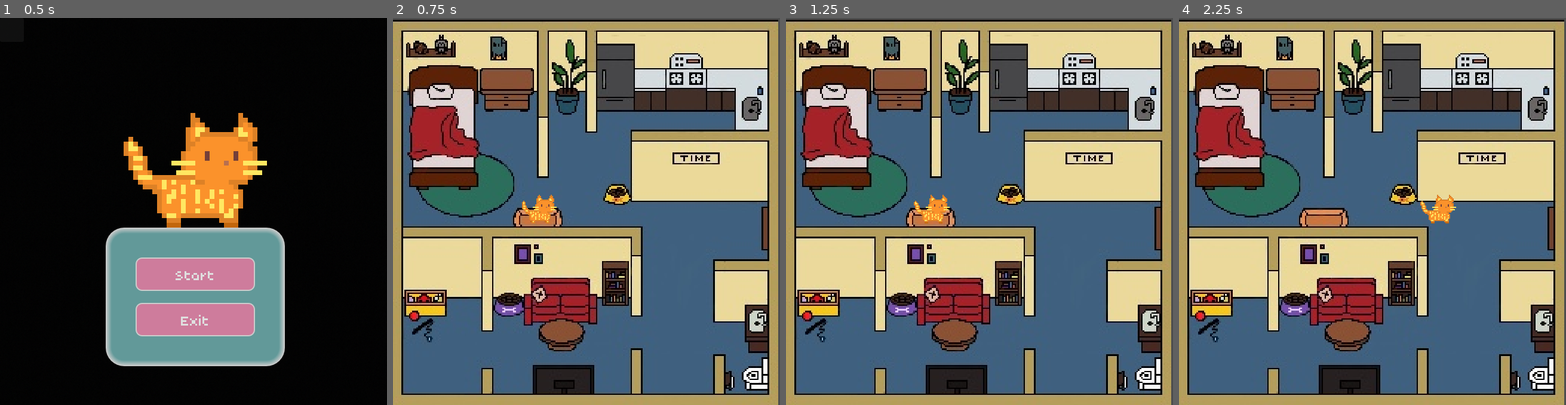
Above: before the commit, frames 1-4 (left to right).
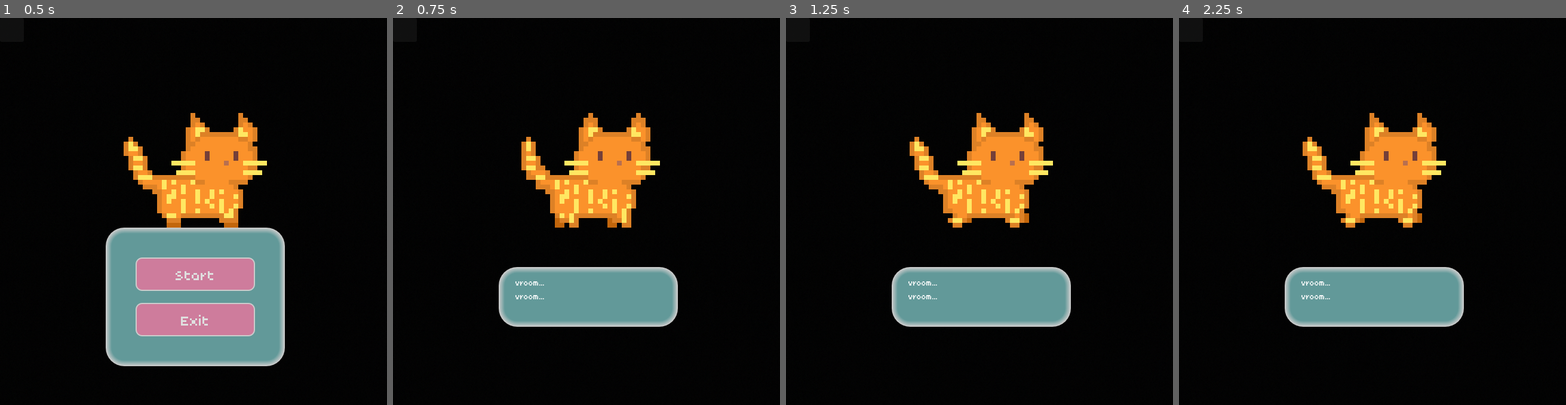
Above: after the commit, the same moments.

Repository: chau34/Komori-Con-Game-Jam-SP26
Game: Godot game, scene res://scenes/Intro.tscn
Two runs of this game, one before a commit and one after it. Both use one fixed random seed, a clock stepped at 60 frames per second and the inputs below.
Inputs:
- Up to frame 1 (0.5 s): no input
- Up to frame 2 (0.75 s): click "Start" at 0.5 s
- Up to frame 3 (1.25 s): no input
- Up to frame 4 (2.25 s): tap Enter (ui_accept) at 1.25, 2.1 s; hold Enter (ui_accept) 1.28-2.03 s; hold Right (ui_right) from 1.28 s (still down)

Frame 1 is identical in both runs. In frame 2, 92% of the frame differs, in the area x 0-100%, y 0-100%; in frame 3, 92%; in frame 4, 92%.

Commit message:
intro dialogues done

Diff:
--- a/komoricon-game-jam-2026---new-repo/scenes/House.tscn
+++ b/komoricon-game-jam-2026---new-repo/scenes/House.tscn
@@ -41,3 +41,26 @@
 [node name="Invisible Wall" type="TileMapLayer" parent="."]
 tile_map_data = PackedByteArray("AAAYAJwCAAAAAAAAAAAZAJ0CAAAAAAAAAAAZAJ4CAAAAAAAAAAAaAJ8CAAAAAAAAAAAaAKACAAAAAAAAAAAbAK …(8896 unchanged characters)…
 tile_set = SubResource("TileSet_ispqn")
+
+[node name="DialogueLayer" type="CanvasLayer" parent="."]
+visible = false
+
+[node name="Dialogue Panel" type="PanelContainer" parent="DialogueLayer"]
+anchors_preset = 12
+anchor_top = 1.0
+anchor_right = 1.0
+anchor_bottom = 1.0
+grow_horizontal = 2
+grow_vertical = 0
+
+[node name="VBoxContainer" type="VBoxContainer" parent="DialogueLayer/Dialogue Panel"]
+layout_mode = 2
+
+[node name="SpeakerLabel" type="Label" parent="DialogueLayer/Dialogue Panel/VBoxContainer"]
+layout_mode = 2
+
+[node name="DialogueLabel" type="Label" parent="DialogueLayer/Dialogue Panel/VBoxContainer"]
+layout_mode = 2
+
+[node name="HintLabel" type="Label" parent="DialogueLayer/Dialogue Panel/VBoxContainer"]
+layout_mode = 2
--- a/komoricon-game-jam-2026---new-repo/scenes/Intro.tscn
+++ b/komoricon-game-jam-2026---new-repo/scenes/Intro.tscn
@@ -40,6 +40,8 @@
 VBoxContainer/constants/separation = 20
 
 [sub_resource type="Theme" id="Theme_hc7eg"]
+
+[sub_resource type="Theme" id="Theme_capyo"]
 
 [node name="Intro" type="Control"]
 layout_mode = 3
@@ -92,5 +94,15 @@
 autoplay = "default"
 frame_progress = 0.7150222
 
+[node name="CinematicLabel" type="Label" parent="."]
+layout_mode = 0
+offset_left = 205.0
+offset_top = 430.0
+offset_right = 451.0
+offset_bottom = 505.0
+theme = SubResource("Theme_capyo")
+theme_override_fonts/font = ExtResource("1_aqbct")
+autowrap_mode = 2
+
 [connection signal="pressed" from="CenterContainer/PanelContainer/VBoxContainer/Start Button" to="." method="_on_start_button_pressed"]
 [connection signal="pressed" from="CenterContainer/PanelContainer/VBoxContainer/Exit Button" to="." method="_on_exit_button_pressed"]
--- a/komoricon-game-jam-2026---new-repo/scenes/UI.tscn
+++ b/komoricon-game-jam-2026---new-repo/scenes/UI.tscn
@@ -37,3 +37,7 @@
 offset_top = 42.0
 offset_right = 92.0
 offset_bottom = 69.0
+
+[node name="MessageLabel" type="Label" parent="."]
+offset_right = 40.0
+offset_bottom = 23.0
--- a/komoricon-game-jam-2026---new-repo/scripts/House.gd
+++ b/komoricon-game-jam-2026---new-repo/scripts/House.gd
@@ -1 +1,49 @@
 extends Node2D
+
+@onready var dialogue_layer: CanvasLayer = $DialogueLayer
+@onready var speaker_label: Label = $DialogueLayer/DialoguePanel/VBoxContainer/SpeakerLabel
+@onready var dialogue_label: Label = $DialogueLayer/DialoguePanel/VBoxContainer/DialogueLabel
+@onready var hint_label: Label = $DialogueLayer/DialoguePanel/VBoxContainer/HintLabel
+
+var dialogue := [
+	{"speaker": "Cat", "text": "I must warn my owner!"},
+	{"speaker": "Cat", "text": "*cat runs up to owner*"},
+	{"speaker": "Cat", "text": "Meowwww, Meow Meow Meowww"},
+	{"speaker": "Owner", "text": "Does she want something?\nDo you need something?"},
+	{"speaker": "Cat", "text": "He can't understand me.\nI'll have to find another way to stop him..."}
+]
+
+var idx := 0
+var in_dialogue := true
+
+func _ready() -> void:
+	_start_dialogue()
+
+func _start_dialogue() -> void:
+	in_dialogue = true
+	idx = 0
+	dialogue_layer.visible = true
+	_show_line()
+
+func _unhandled_input(event: InputEvent) -> void:
+	if not in_dialogue:
+		return
+
+	if event.is_action_pressed("confirm") or event.is_action_pressed("ui_accept"):
+		idx += 1
+		if idx >= dialogue.size():
+			_end_dialogue()
+		else:
+			_show_line()
+
+func _show_line() -> void:
+	var entry = dialogue[idx]
+	speaker_label.text = str(entry["speaker"])
+	dialogue_label.text = str(entry["text"])
+	hint_label.text = "Press Space to continue"
+
+func _end_dialogue() -> void:
+	in_dialogue = false
+	dialogue_layer.visible = false
+	# After dialogue ends, gameplay continues (cat can move/interact)
+	# If you want: GameState.last_message = "Find a way to stop him..."
--- a/komoricon-game-jam-2026---new-repo/scripts/Intro.gd
+++ b/komoricon-game-jam-2026---new-repo/scripts/Intro.gd
@@ -1,15 +1,50 @@
 extends Control
-#signal start_game
 
-#func _process(_delta: float) -> void:
-	#if Input.is_action_just_pressed("confirm"):
-		#emit_signal("start_game")
-		#
-
+@onready var cinematic_label: Label = $CinematicLabel
+@onready var start_btn: Button = $"CenterContainer/PanelContainer/VBoxContainer/Start Button"
+@onready var exit_btn: Button = $"CenterContainer/PanelContainer/VBoxContainer/Exit Button"
 
 func _on_start_button_pressed() -> void:
+	start_btn.disabled = true
+	exit_btn.disabled = true
+	start_btn.visible = false
+	exit_btn.visible = false
+
+	cinematic_label.visible = true
+	await _run_cinematic()
+
+	GameState.reset_run()
+	if "last_message" in GameState:
+		GameState.last_message = "Stop him before 9:00 PM."
+
 	get_tree().change_scene_to_file("res://scenes/House.tscn")
-
 
 func _on_exit_button_pressed() -> void:
 	get_tree().quit()
+
+func _set_line(text: String) -> void:
+	cinematic_label.text = text
+
+func _pause(seconds: float) -> void:
+	await get_tree().create_timer(seconds).timeout
+
+const EXTRA_DELAY := 2.0
+
+func _run_cinematic() -> void:
+	_set_line("vroom...\nvroom...")
+	await _pause(1.2 + EXTRA_DELAY)
+
+	_set_line("The time is 9:00 AM")
+	await _pause(1.2 + EXTRA_DELAY)
+
+	_set_line("A car is speeding down an unknown road,\nwith no goal to stop.")
+	await _pause(1.6 + EXTRA_DELAY)
+
+	_set_line("A familiar face walks outside of his home,\nand crosses the road to get to his car at 9:00 PM.")
+	await _pause(2.2 + EXTRA_DELAY)
+
+	_set_line("As he crosses the road,\nthe zooming car appears from nowhere and...")
+	await _pause(1.8 + EXTRA_DELAY)
+
+	_set_line("CRRASHHH")
+	await _pause(1.2 + EXTRA_DELAY)
Not shown: 1 places in komoricon-game-jam-2026---new-repo/scenes/Intro.tscn that only renumber resources
